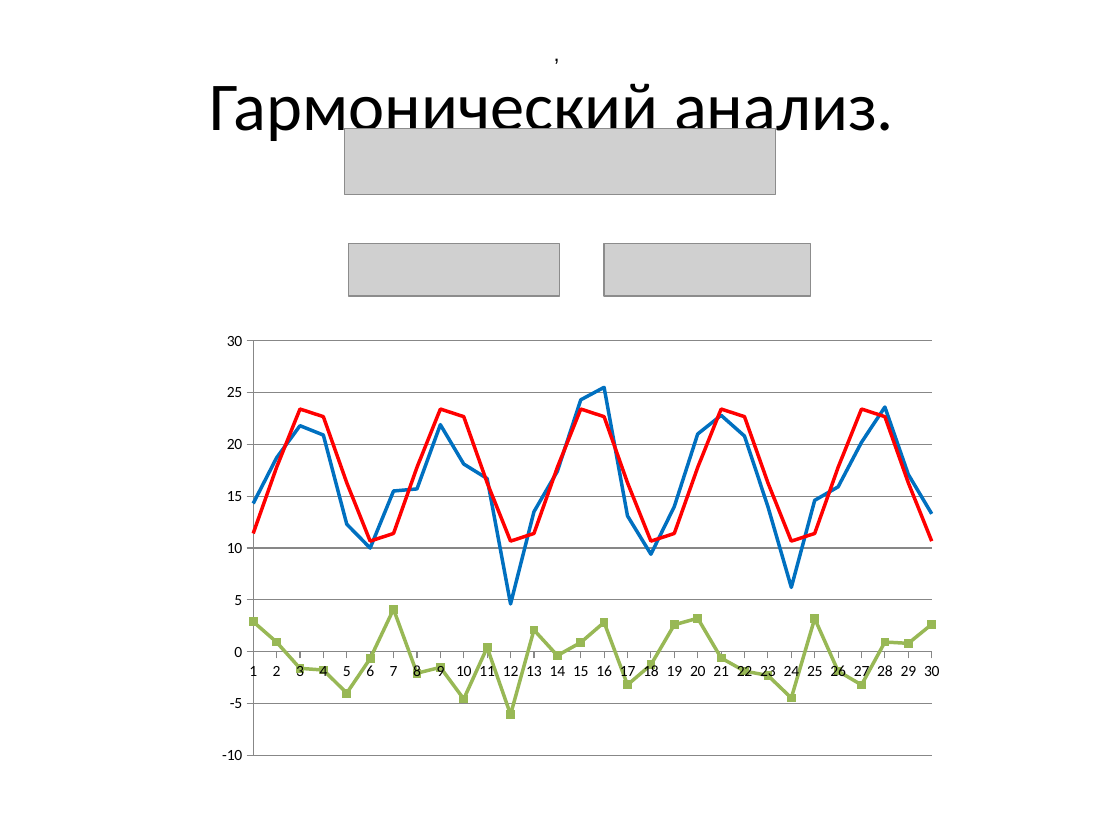
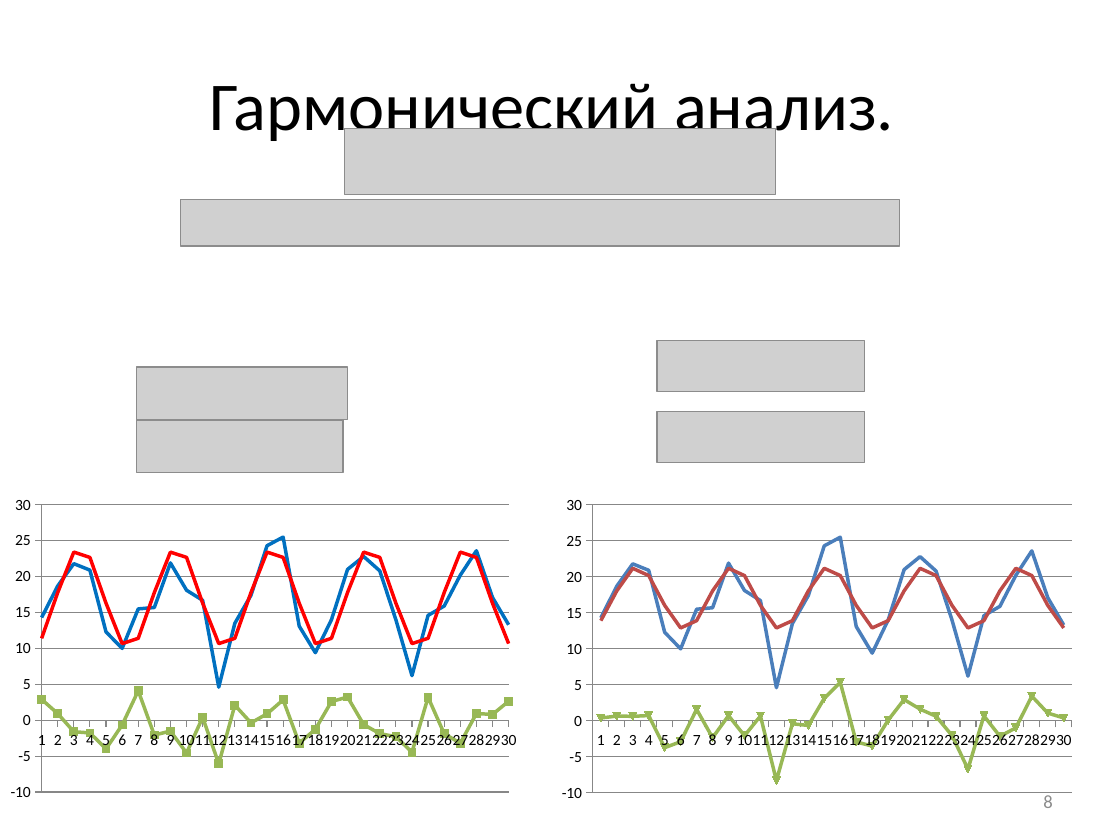
Before and after one commit to Ivan456/diplom, a slide deck: slide 8 of Ivan Vodich.pptx (slide 7 before the commit). Drawn at 1120x840 pixels with LibreOffice and Linux fonts; fonts in the diff are those of the drawing; grey boxes stand for pictures. Boxes give left, top, right and bottom in pixels: in the first picture for what was removed or moved away, otherwise in the second. Text is boxed around its words. In the diff, an @@ line names an element or a change of style, - is before the commit and + after.

```diff
--- a/Ivan Vodich.pptx
+++ b/Ivan Vodich.pptx
@@ text removed at [542, 34, 577, 71] @@
-,
@@ picture added at [180, 199, 899, 246] @@
@@ picture added at [657, 340, 865, 392] @@
@@ picture: place and size @@
-picture at [348, 244, 560, 297]
+picture at [137, 367, 348, 420]
@@ picture added at [657, 411, 865, 463] @@
@@ picture: place and size @@
-picture at [604, 244, 810, 297]
+picture at [137, 420, 343, 473]
@@ line chart at [0, 489, 528, 806] @@
@@ category axis changed @@
@@ value axis changed @@
@@ lettering changed @@
@@ line chart: place and size @@
-line chart at [207, 323, 954, 773]
+line chart at [0, 489, 528, 806]
@@ line chart added at [551, 489, 1082, 808] @@
+categories: 1, 2, 3, 4, 5, 6, 7, 8, 9, 10, 11, 12, 13, 14, 15, 16, 17, 18, 19, 20, 21, 22, 23, 24, 25, 26, 27, 28, 29, 30
+Series 1: 14, 19, 22, 21, 12, 10, 16, 16, 22, 18, 17, 5, 14, 17, 24, 26, 13, 9, 14, 21, 23, 21, 14, 6, 15, 16, 20, 24, 17, 13
+Series 2: 14, 18, 21, 20, 16, 13, 14, 18, 21, 20, 16, 13, 14, 18, 21, 20, 16, 13, 14, 18, 21, 20, 16, 13, 14, 18, 21, 20, 16, 13
+Series 3: 0, 1, 1, 1, -4, -3, 2, -2, 1, -2, 1, -8, 0, -1, 3, 5, -3, -4, 0, 3, 2, 1, -2, -7, 1, -2, -1, 3, 1, 0
@@ page number added at [1043, 795, 1052, 808], 12 pt, text #8B8B8B @@
+8
```
Also in this commit, not shown: 6 other slides changed, 4 slides added, 1 slide removed, 1 other file.
